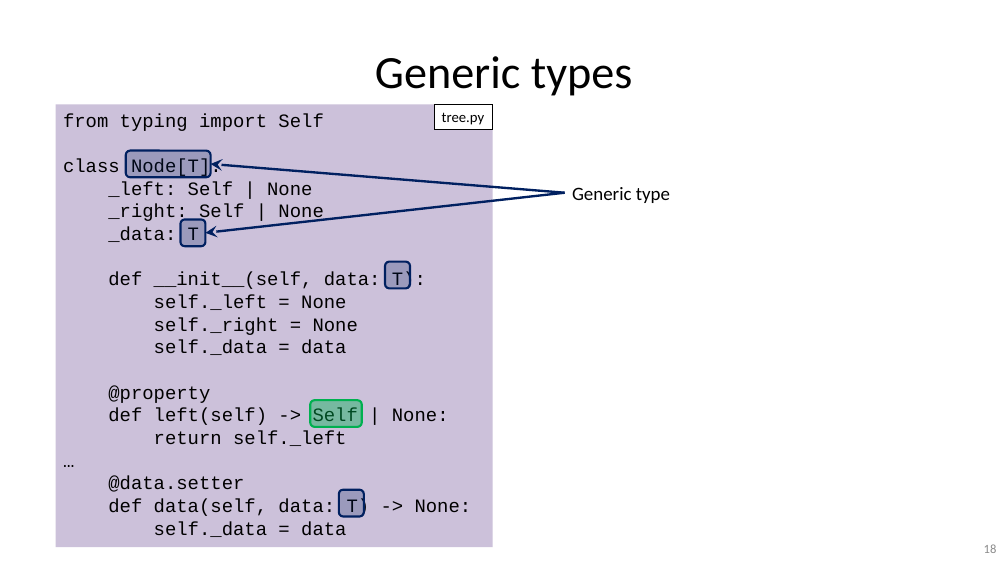
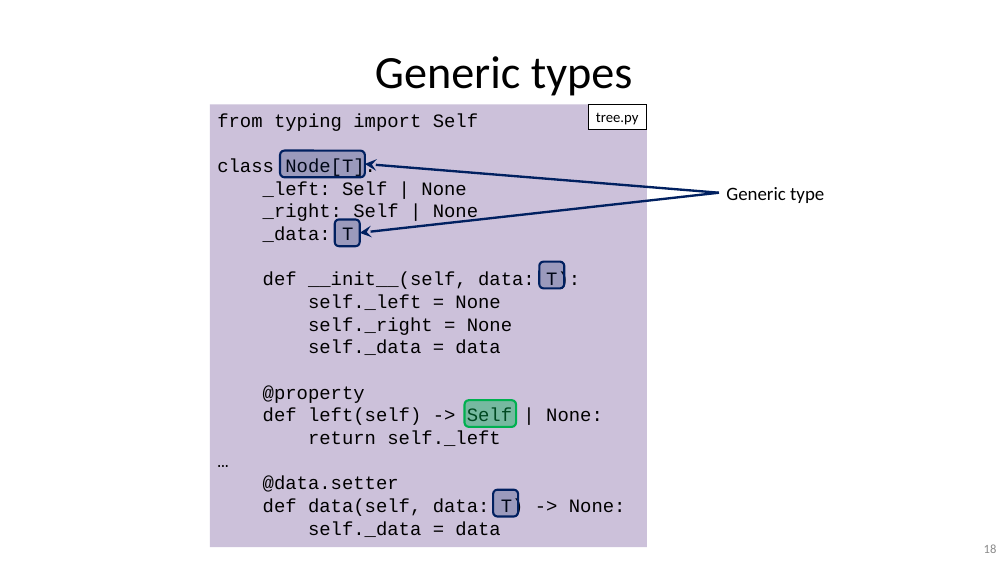
Before and after one commit to gjbex/Python-software-engineering, a slide deck: slide 18 of python_software_engineering.pptx. Drawn at 1008x567 pixels with LibreOffice and Linux fonts; fonts in the diff are those of the drawing. Boxes give left, top, right and bottom in pixels: in the first picture for what was removed or moved away, otherwise in the second. Text is boxed around its words. In the diff, an @@ line names an element or a change of style, - is before the commit and + after.

Commit message:
Add slide on NewType

```diff
--- a/python_software_engineering.pptx
+++ b/python_software_engineering.pptx
@@ 5 rounded rectangles, 2 rectangles, 2 arrows, 1 text: place and size @@
-5 rounded rectangles, 2 rectangles, 2 arrows, 1 text at [56, 104, 670, 547]
+5 rounded rectangles, 2 rectangles, 2 arrows, 1 text at [210, 104, 824, 547]
```
Also in this commit, not shown: 2 other slides changed, 1 slide added.
